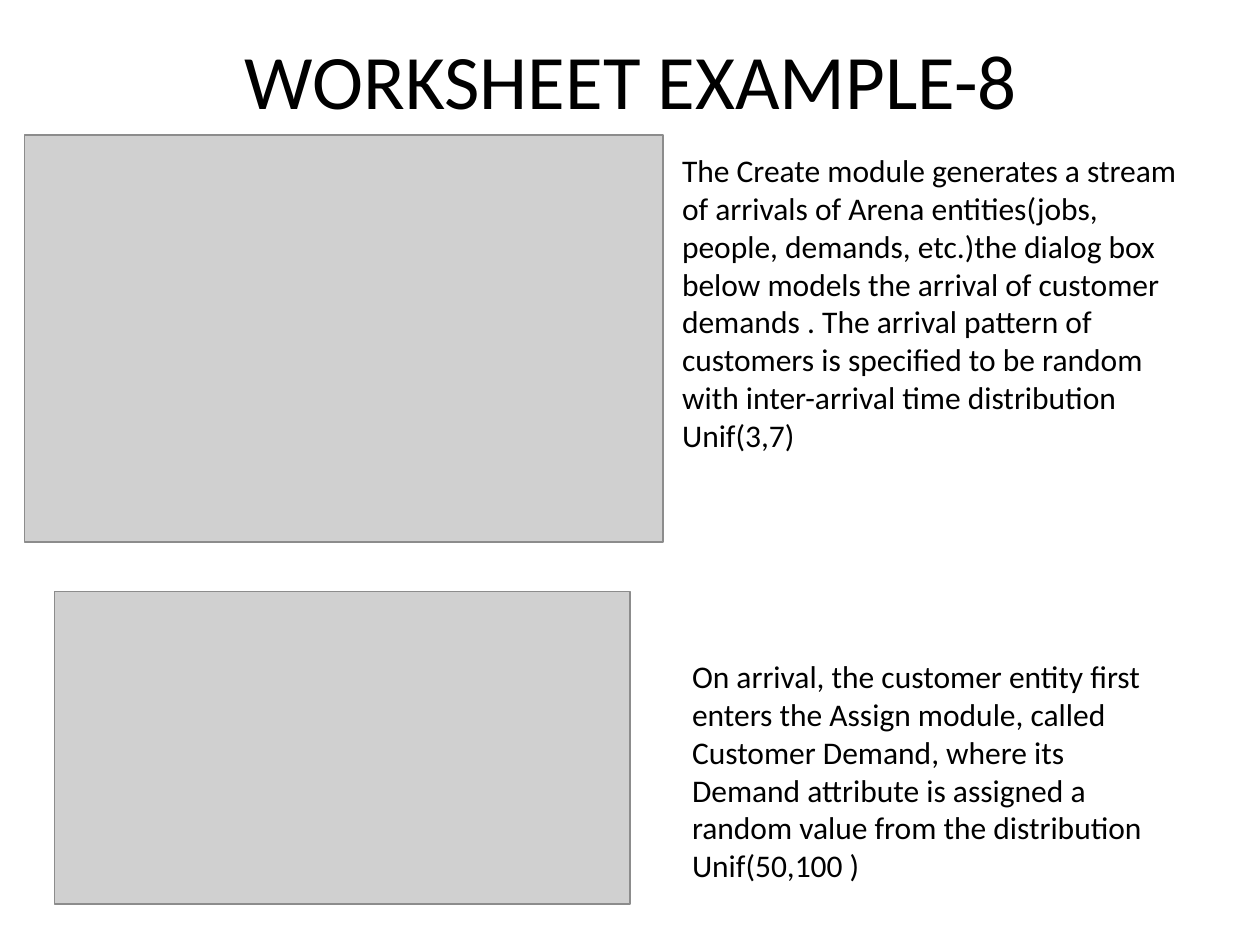
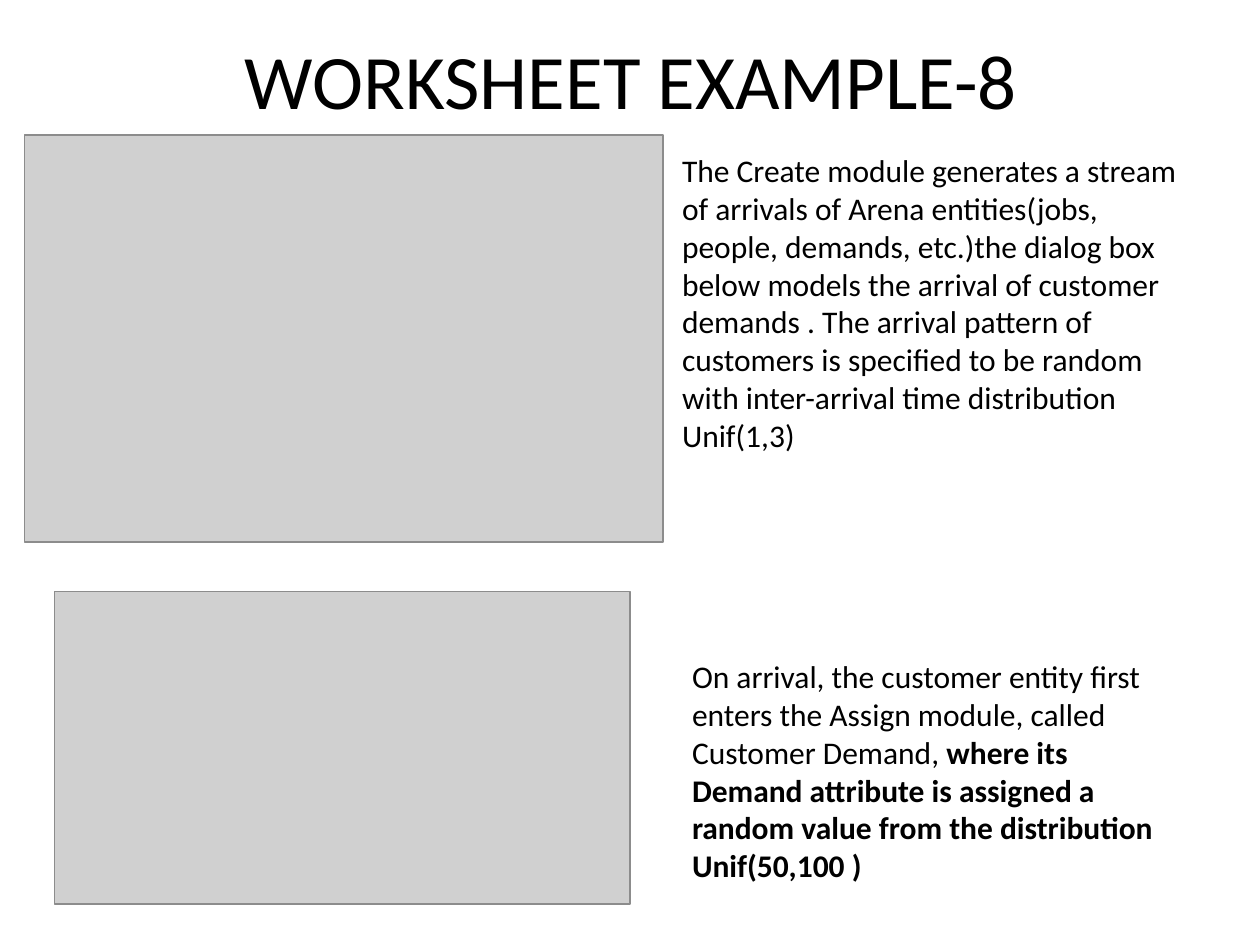
Before and after one commit to maeyler/Simulation, a slide deck: slide 110 of Simulation Works/QUESTIONS.pptx. Drawn at 1260x945 pixels with LibreOffice and Linux fonts; fonts in the diff are those of the drawing; grey boxes stand for pictures. Boxes give left, top, right and bottom in pixels: in the first picture for what was removed or moved away, otherwise in the second. Text is boxed around its words. In the diff, an @@ line names an element or a change of style, - is before the commit and + after.

Commit message:
works 9-11

```diff
--- a/Simulation Works/QUESTIONS.pptx
+++ b/Simulation Works/QUESTIONS.pptx
@@ text at (x1=682, y1=160, x2=1176, y2=451): text changed @@
-The Create module generates a stream of arrivals of Arena entities(jobs, people, demands, etc.)the dialog box below models the arrival of customer demands . The arrival pattern of customers is specified to be random with inter-arrival time distribution Unif(3,7)
+The Create module generates a stream of arrivals of Arena entities(jobs, people, demands, etc.)the dialog box below models the arrival of customer demands . The arrival pattern of customers is specified to be random with inter-arrival time distribution Unif(1,3)
@@ text "On arrival, the customer entity ..." at (x1=692, y1=666, x2=1153, y2=882): bold on in "where its Demand attribute is assigned a ..." @@
```
Also in this commit, not shown: 9 other slides changed, 14 slides added, 3 other files.
